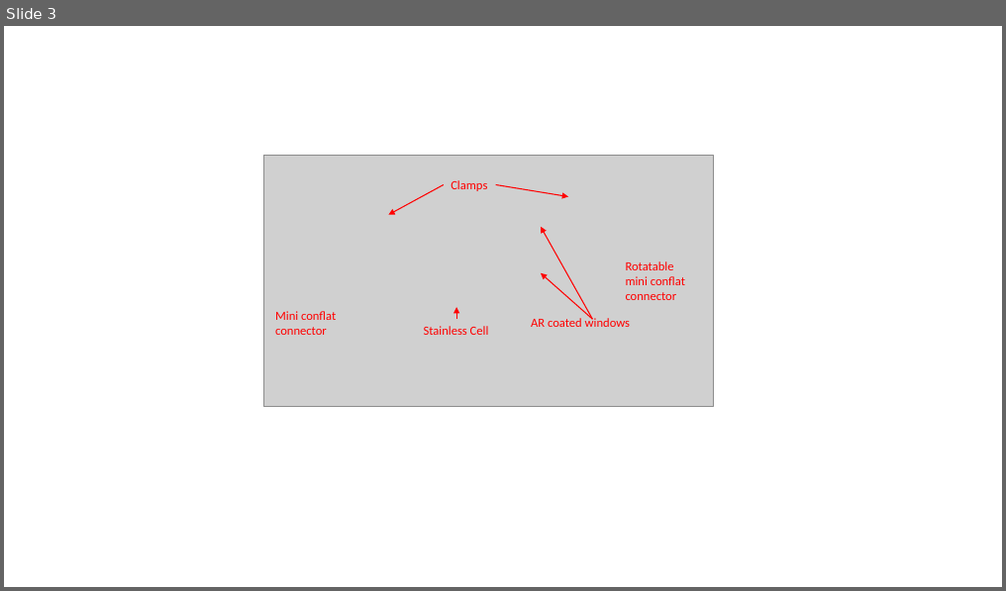
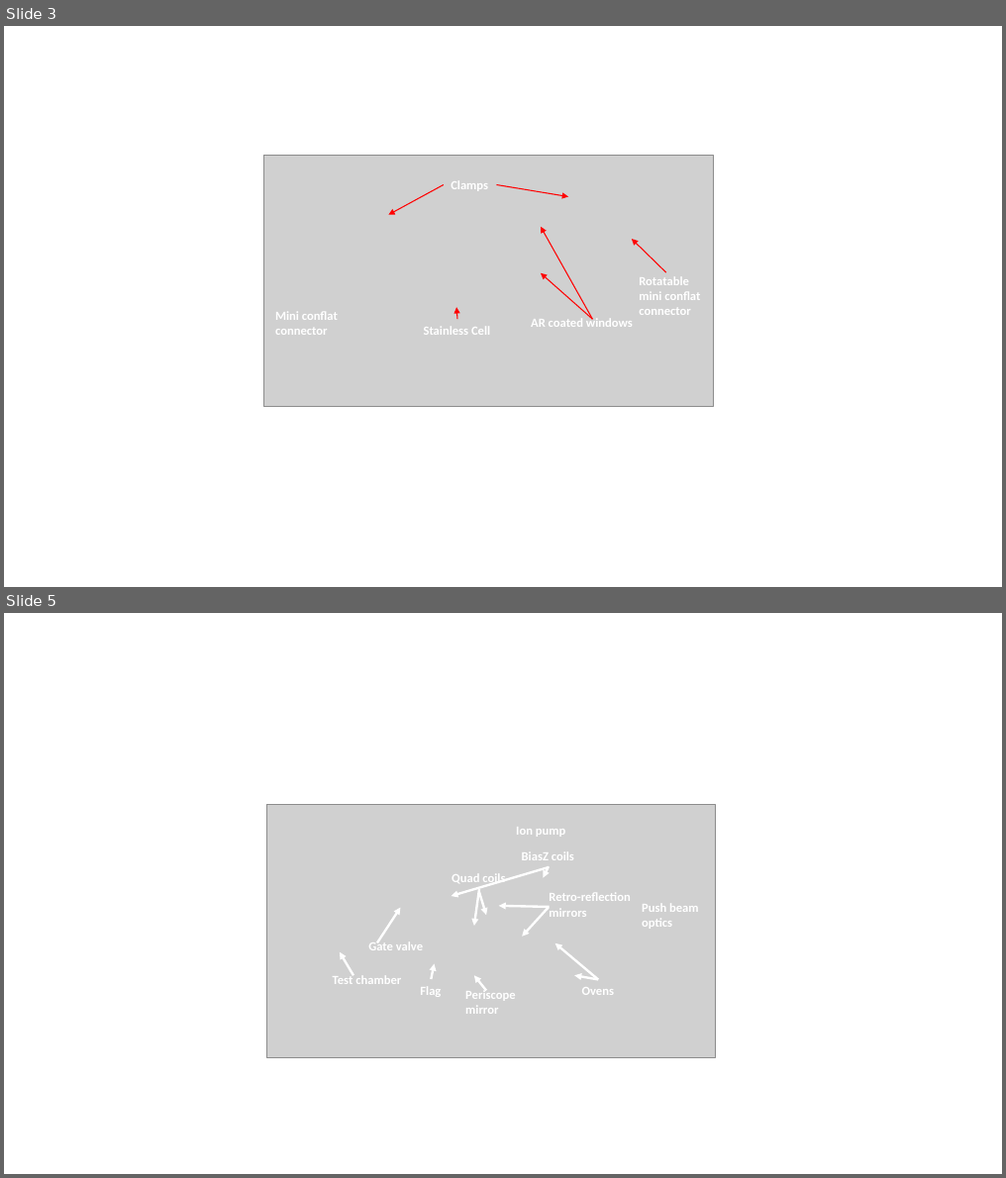
Before and after one commit to dgenkina/Thesis, a slide deck: BEC_DFG figures/2D MOT pictures.pptx. Shown one above the other, each under a label of ours: slide 3 before the commit, slides 3 and 5 after it; the slides between them are not shown. The pictures are 1006x591 and 1006x1178 pixels, drawn with LibreOffice and Linux fonts; fonts in the diff are those of the drawing; grey boxes stand for pictures. Boxes give left, top, right and bottom in pixels: in the first picture for what was removed or moved away, otherwise in the second. Text is boxed around its words. In the diff, an @@ line names an element or a change of style, - is before the commit and + after.

```diff
--- a/BEC_DFG figures/2D MOT pictures.pptx
+++ b/BEC_DFG figures/2D MOT pictures.pptx
@@ slide 5 added at <box>4,613,1002,1174</box>, background #FFFFFF @@
@@ group added at <box>266,805,716,1058</box>: 12 arrows, 10 texts, 1 picture @@
+Quad coils
+BiasZ coils
+Ion pump
+Ovens
+Push beam
+optics
+Test chamber
+Flag
+Gate valve
+Periscope
+mirror
+Retro-reflection
+mirrors
@@ slide 3 changed as well @@
@@ arrow added from (666, 274) to (632, 240), #FF0000 1 pt @@
@@ text colour #FF0000 to #FFFFFF, bold on in 5 elements at <box>450,181,488,191</box>, <box>424,327,490,335</box>, <box>275,312,338,335</box>, <box>531,317,633,327</box>, <box>639,277,700,315</box> @@
@@ text "Rotatable": place and size @@
-text "Rotatable" at <box>626,262,685,300</box>
+text "Rotatable" at <box>639,277,700,315</box>
```
Also in this commit, not shown: 1 other slide changed, 1 other slide added, 1 slide removed, 11 other files.
